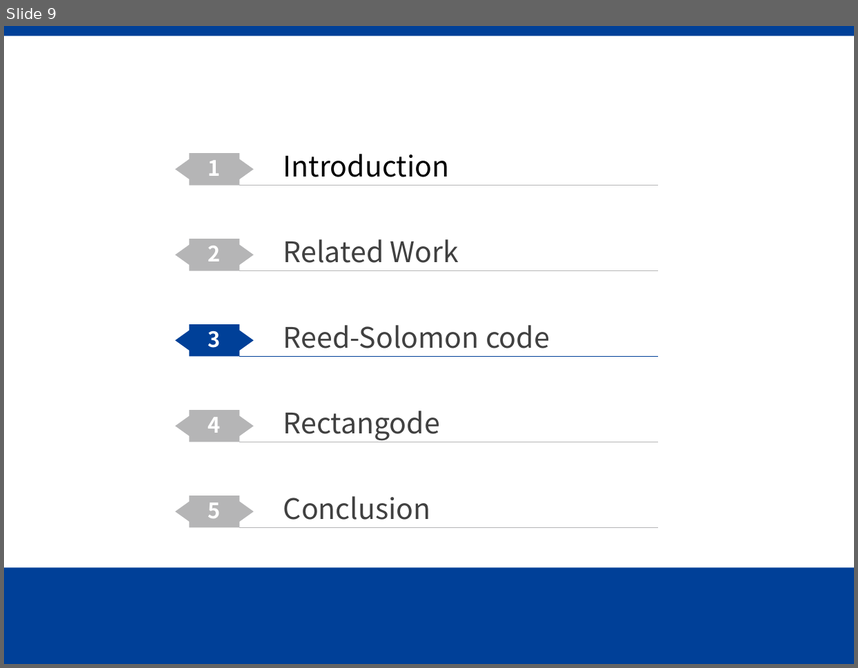
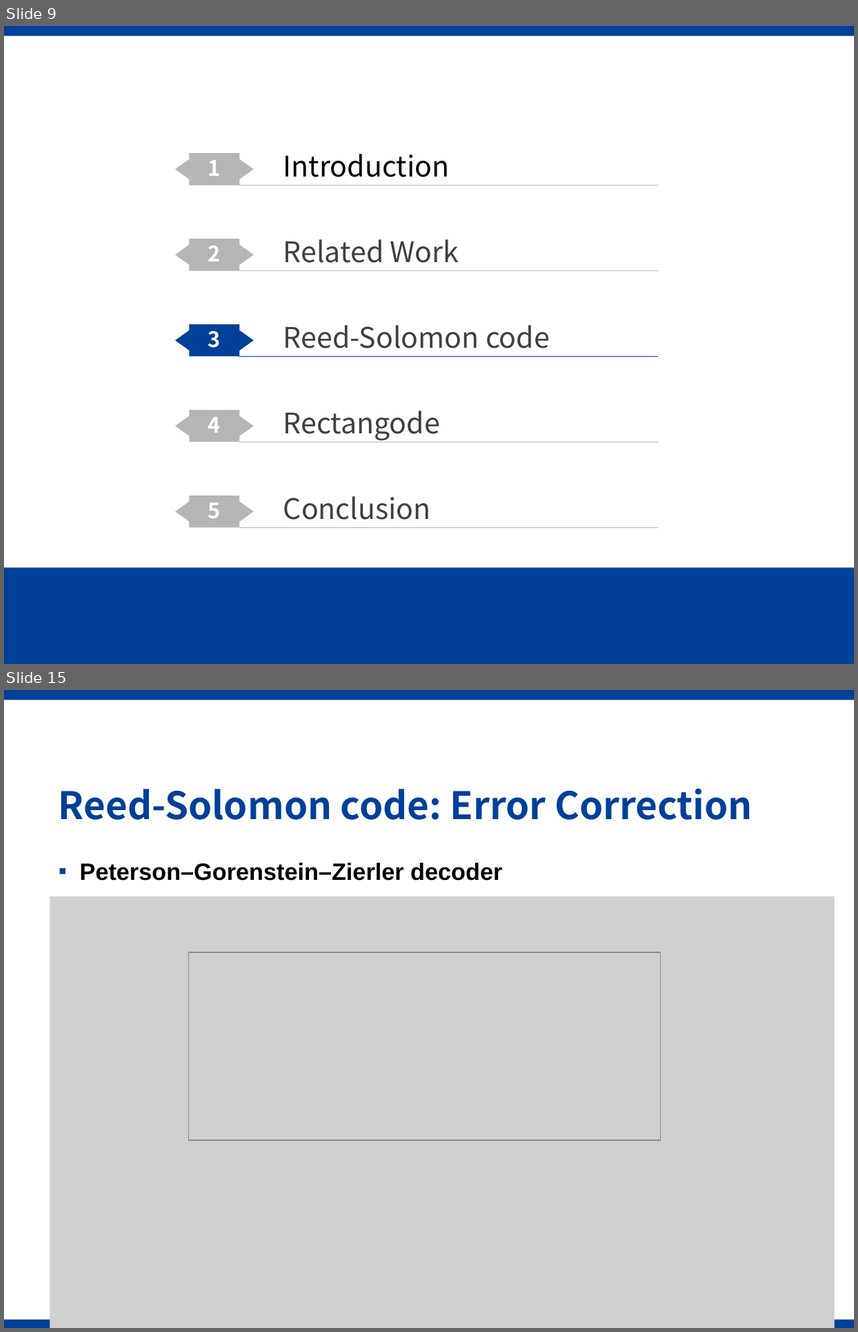
Before and after one commit to Gazer2020/Rectangode, a slide deck: slides.pptx. Shown one above the other, each under a label of ours: slide 9 before the commit, slides 9 and 15 after it; the slides between them are not shown. The pictures are 858x668 and 858x1332 pixels, drawn with LibreOffice and Linux fonts; fonts in the diff are those of the drawing; grey boxes stand for pictures; background and template pictures are left out. Boxes give left, top, right and bottom in pixels: in the first picture for what was removed or moved away, otherwise in the second. Text is boxed around its words. In the diff, an @@ line names an element or a change of style, - is before the commit and + after.

```diff
--- a/slides.pptx
+++ b/slides.pptx
@@ slide 15 added at box(4, 690, 854, 1328), background #FFFFFF; not listed: 1 template element that a slide beside it also shows @@
@@ title added at box(59, 788, 753, 820), 32 pt, text #004098, bold @@
+Reed-Solomon code: Error Correction
@@ text added at box(80, 862, 502, 880), 20 pt, text #000000, bold @@
+▪ Peterson–Gorenstein–Zierler decoder
@@ picture added at box(50, 896, 835, 1328) @@
@@ picture added at box(188, 952, 660, 1140) @@
@@ rectangle added at box(4, 1319, 854, 1328), fill #004098 @@
```
Also in this commit, not shown: 4 slides changed, 10 other slides added, 15 slides removed, 3 other files.
